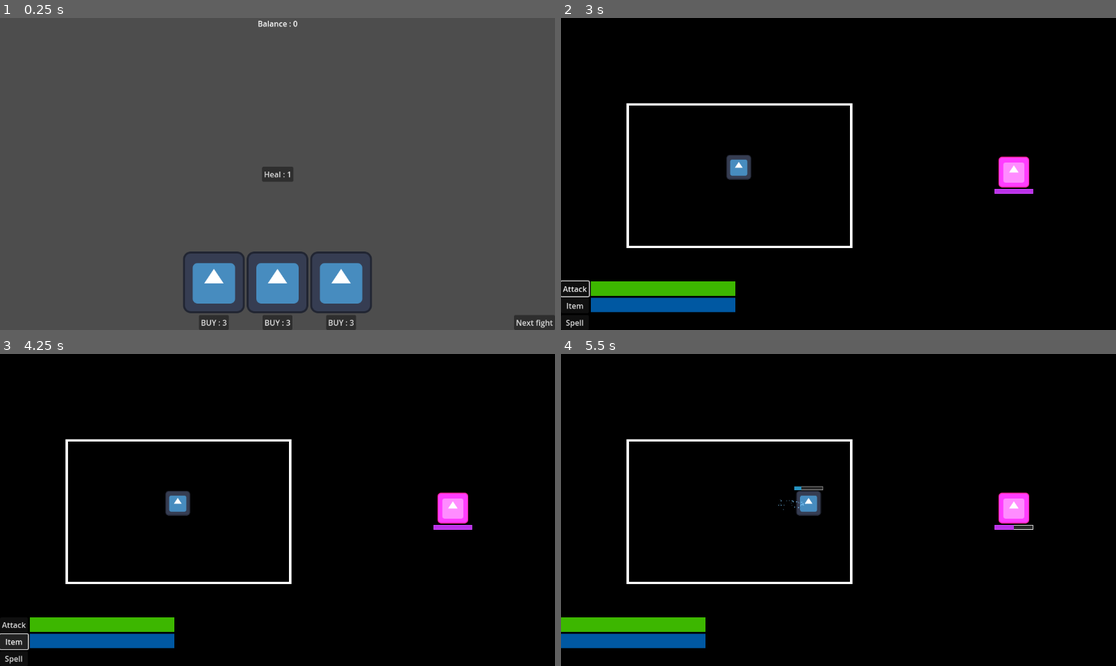
Above: before the commit, frames 1-4 (two rows, left to right).
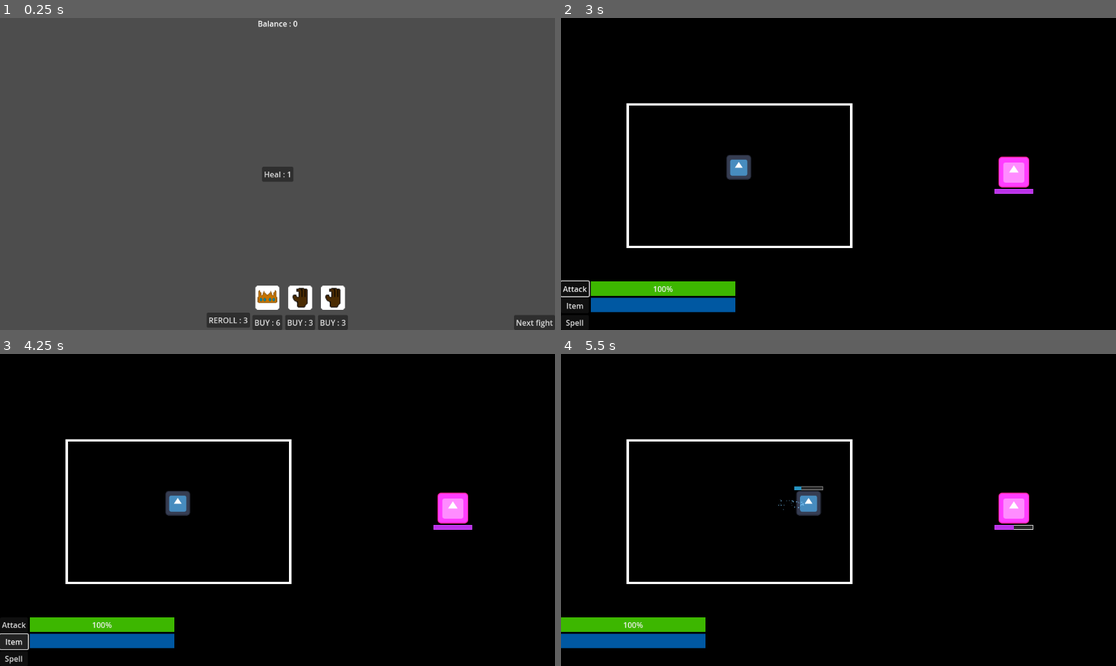
Above: after the commit, the same moments.

Repository: kriegueur/shovel_jam
Game: Godot game, scene res://scenes/shop.tscn
The game is run twice, just before and just after one commit, with the same random seed, the same clock (stepped at 60 frames per second) and the same inputs. This scene is started directly instead of the project's main scene. The engine's default icon, where the game draws it, is replaced by a stand-in: a white triangle on a blue panel in a dark square.
Inputs (mouse positions are in pixels of both pictures, inside the frame that each line leads up to):
- Up to frame 1 (0.25 s): no input
- Up to frame 2 (3 s): click "BUY : 3" at 0.5 s; click (788, 320) at 1.25 s, where only the run after the commit has a clickable "REROLL : 3"; click (827, 323) at 2 s, where only the run after the commit has a clickable "BUY : 6"; click "Next fight" at 2.75 s
- Up to frame 3 (4.25 s): click "Item" at 3.5 s
- Up to frame 4 (5.5 s): click "Attack" at 4.25 s; tap Enter (ui_accept) at 5, 5.27 s; move the mouse to (960, 494) at 5.02 s; hold D (right) from 5.03 s (still down); tap Shift (dash) at 5.1 s

The runs differ from the first frame. In frame 1, 5.0% of the frame differs, in the area x 33-67%, y 74-100%; in frame 2, less than 0.1%; in frame 3, less than 0.1%; in frame 4, less than 0.1%.

Commit message:
more items and player death

Diff:
--- /dev/null
+++ b/Resources/ItemEffects/dashcooldown_1.tres
@@ -0,0 +1,9 @@
+[gd_resource type="Resource" script_class="ItemEffect" load_steps=2 format=3 uid="uid://wflnswyqb8s0"]
+
+[ext_resource type="Script" uid="uid://fevnv5su24i4" path="res://scripts/item_effect.gd" id="1_rha5s"]
+
+[resource]
+script = ExtResource("1_rha5s")
+type = 4
+value = -0.1
+metadata/_custom_type_script = "uid://fevnv5su24i4"
--- /dev/null
+++ b/Resources/ItemEffects/dashduration.tres
@@ -0,0 +1,9 @@
+[gd_resource type="Resource" script_class="ItemEffect" load_steps=2 format=3 uid="uid://bxgcul2uv6u"]
+
+[ext_resource type="Script" uid="uid://fevnv5su24i4" path="res://scripts/item_effect.gd" id="1_r4oyn"]
+
+[resource]
+script = ExtResource("1_r4oyn")
+type = 5
+value = 0.1
+metadata/_custom_type_script = "uid://fevnv5su24i4"
--- /dev/null
+++ b/Resources/ItemEffects/hp_10.tres
@@ -0,0 +1,9 @@
+[gd_resource type="Resource" script_class="ItemEffect" load_steps=2 format=3 uid="uid://bkjqptnpjenr"]
+
+[ext_resource type="Script" uid="uid://fevnv5su24i4" path="res://scripts/item_effect.gd" id="1_fr61m"]
+
+[resource]
+script = ExtResource("1_fr61m")
+type = 1
+value = 10.0
+metadata/_custom_type_script = "uid://fevnv5su24i4"
--- /dev/null
+++ b/Resources/ItemEffects/parry_1.tres
@@ -0,0 +1,9 @@
+[gd_resource type="Resource" script_class="ItemEffect" load_steps=2 format=3 uid="uid://tt1w3p0yevbb"]
+
+[ext_resource type="Script" uid="uid://fevnv5su24i4" path="res://scripts/item_effect.gd" id="1_mls11"]
+
+[resource]
+script = ExtResource("1_mls11")
+type = 7
+value = 0.1
+metadata/_custom_type_script = "uid://fevnv5su24i4"
--- /dev/null
+++ b/Resources/ItemEffects/shield_1.tres
@@ -0,0 +1,9 @@
+[gd_resource type="Resource" script_class="ItemEffect" load_steps=2 format=3 uid="uid://cxwajo4vibbl0"]
+
+[ext_resource type="Script" uid="uid://fevnv5su24i4" path="res://scripts/item_effect.gd" id="1_axstu"]
+
+[resource]
+script = ExtResource("1_axstu")
+type = 6
+value = 0.1
+metadata/_custom_type_script = "uid://fevnv5su24i4"
--- /dev/null
+++ b/Resources/ItemEffects/speed_1.tres
@@ -0,0 +1,9 @@
+[gd_resource type="Resource" script_class="ItemEffect" load_steps=2 format=3 uid="uid://dwlc4sdj0beq0"]
+
+[ext_resource type="Script" uid="uid://fevnv5su24i4" path="res://scripts/item_effect.gd" id="1_wmilv"]
+
+[resource]
+script = ExtResource("1_wmilv")
+type = 3
+value = 0.1
+metadata/_custom_type_script = "uid://fevnv5su24i4"
--- /dev/null
+++ b/Resources/Items/biker_jacket.tres
@@ -0,0 +1,19 @@
+[gd_resource type="Resource" script_class="Item" load_steps=6 format=3 uid="uid://5psl2da8xobw"]
+
+[ext_resource type="Script" uid="uid://fevnv5su24i4" path="res://scripts/item_effect.gd" id="1_wu2hx"]
+[ext_resource type="Script" uid="uid://i870gsin0pmc" path="res://scripts/Item.gd" id="2_5fi12"]
+[ext_resource type="Resource" uid="uid://cxwajo4vibbl0" path="res://Resources/ItemEffects/shield_1.tres" id="2_kvjes"]
+[ext_resource type="Texture2D" uid="uid://d0h4m216oai85" path="res://Assets/items.png" id="4_kvjes"]
+
+[sub_resource type="AtlasTexture" id="AtlasTexture_2yiyh"]
+atlas = ExtResource("4_kvjes")
+region = Rect2(0, 0, 32, 32)
+
+[resource]
+script = ExtResource("2_5fi12")
+texture = SubResource("AtlasTexture_2yiyh")
+name = "Bicker jacket"
+description = "+10% shield efficiency"
+effects = Array[ExtResource("1_wu2hx")]([ExtResource("2_kvjes")])
+price = 3
+metadata/_custom_type_script = "uid://i870gsin0pmc"
--- /dev/null
+++ b/Resources/Items/cool_boots.tres
@@ -0,0 +1,19 @@
+[gd_resource type="Resource" script_class="Item" load_steps=6 format=3 uid="uid://b85ekesqoneyq"]
+
+[ext_resource type="Script" uid="uid://fevnv5su24i4" path="res://scripts/item_effect.gd" id="1_hcydm"]
+[ext_resource type="Resource" uid="uid://wflnswyqb8s0" path="res://Resources/ItemEffects/dashcooldown_1.tres" id="2_kyup4"]
+[ext_resource type="Script" uid="uid://i870gsin0pmc" path="res://scripts/Item.gd" id="2_wkedx"]
+[ext_resource type="Texture2D" uid="uid://d0h4m216oai85" path="res://Assets/items.png" id="4_kyup4"]
+
+[sub_resource type="AtlasTexture" id="AtlasTexture_eahtf"]
+atlas = ExtResource("4_kyup4")
+region = Rect2(32, 0, 32, 32)
+
+[resource]
+script = ExtResource("2_wkedx")
+texture = SubResource("AtlasTexture_eahtf")
+name = "Cool boots"
+description = "-10% dash cooldown"
+effects = Array[ExtResource("1_hcydm")]([ExtResource("2_kyup4")])
+price = 2
+metadata/_custom_type_script = "uid://i870gsin0pmc"
--- /dev/null
+++ b/Resources/Items/copper_crown.tres
@@ -0,0 +1,20 @@
+[gd_resource type="Resource" script_class="Item" load_steps=7 format=3 uid="uid://c6k2twl33fm1"]
+
+[ext_resource type="Script" uid="uid://fevnv5su24i4" path="res://scripts/item_effect.gd" id="1_a0qer"]
+[ext_resource type="Script" uid="uid://i870gsin0pmc" path="res://scripts/Item.gd" id="2_cunao"]
+[ext_resource type="Resource" uid="uid://bkjqptnpjenr" path="res://Resources/ItemEffects/hp_10.tres" id="2_mvpud"]
+[ext_resource type="Resource" uid="uid://cxwajo4vibbl0" path="res://Resources/ItemEffects/shield_1.tres" id="3_hrnvs"]
+[ext_resource type="Texture2D" uid="uid://d0h4m216oai85" path="res://Assets/items.png" id="5_hrnvs"]
+
+[sub_resource type="AtlasTexture" id="AtlasTexture_ja6fh"]
+atlas = ExtResource("5_hrnvs")
+region = Rect2(64, 0, 32, 32)
+
+[resource]
+script = ExtResource("2_cunao")
+texture = SubResource("AtlasTexture_ja6fh")
+name = "Copper crown"
+description = "+20 max hp\\n+10% shield efficiency"
+effects = Array[ExtResource("1_a0qer")]([ExtResource("2_mvpud"), ExtResource("3_hrnvs"), ExtResource("2_mvpud")])
+price = 6
+metadata/_custom_type_script = "uid://i870gsin0pmc"
--- /dev/null
+++ b/Resources/Items/old_glove.tres
@@ -0,0 +1,19 @@
+[gd_resource type="Resource" script_class="Item" load_steps=6 format=3 uid="uid://ff8vd0j2njaw"]
+
+[ext_resource type="Script" uid="uid://fevnv5su24i4" path="res://scripts/item_effect.gd" id="1_f2q2v"]
+[ext_resource type="Script" uid="uid://i870gsin0pmc" path="res://scripts/Item.gd" id="2_3tw3c"]
+[ext_resource type="Resource" uid="uid://dwlc4sdj0beq0" path="res://Resources/ItemEffects/speed_1.tres" id="2_utyk3"]
+[ext_resource type="Texture2D" uid="uid://d0h4m216oai85" path="res://Assets/items.png" id="4_utyk3"]
+
+[sub_resource type="AtlasTexture" id="AtlasTexture_3vwwv"]
+atlas = ExtResource("4_utyk3")
+region = Rect2(0, 32, 32, 32)
+
+[resource]
+script = ExtResource("2_3tw3c")
+texture = SubResource("AtlasTexture_3vwwv")
+name = "Old glove"
+description = "+10% speed"
+effects = Array[ExtResource("1_f2q2v")]([ExtResource("2_utyk3")])
+price = 3
+metadata/_custom_type_script = "uid://i870gsin0pmc"
--- /dev/null
+++ b/Resources/Items/purple_amulet.tres
@@ -0,0 +1,19 @@
+[gd_resource type="Resource" script_class="Item" load_steps=6 format=3 uid="uid://bfu3vt5b1df0p"]
+
+[ext_resource type="Script" uid="uid://fevnv5su24i4" path="res://scripts/item_effect.gd" id="1_rrhvm"]
+[ext_resource type="Resource" uid="uid://bkjqptnpjenr" path="res://Resources/ItemEffects/hp_10.tres" id="2_64olh"]
+[ext_resource type="Script" uid="uid://i870gsin0pmc" path="res://scripts/Item.gd" id="2_avlg0"]
+[ext_resource type="Texture2D" uid="uid://d0h4m216oai85" path="res://Assets/items.png" id="4_64olh"]
+
+[sub_resource type="AtlasTexture" id="AtlasTexture_164oj"]
+atlas = ExtResource("4_64olh")
+region = Rect2(32, 32, 32, 32)
+
+[resource]
+script = ExtResource("2_avlg0")
+texture = SubResource("AtlasTexture_164oj")
+name = "Purple amulet"
+description = "+40 max hp"
+effects = Array[ExtResource("1_rrhvm")]([ExtResource("2_64olh"), ExtResource("2_64olh"), ExtResource("2_64olh"), ExtResource("2_64olh")])
+price = 9
+metadata/_custom_type_script = "uid://i870gsin0pmc"
--- /dev/null
+++ b/Resources/Items/red_amulet.tres
@@ -0,0 +1,19 @@
+[gd_resource type="Resource" script_class="Item" load_steps=6 format=3 uid="uid://rp52xv7u53gn"]
+
+[ext_resource type="Script" uid="uid://fevnv5su24i4" path="res://scripts/item_effect.gd" id="1_0n8sr"]
+[ext_resource type="Resource" uid="uid://bkjqptnpjenr" path="res://Resources/ItemEffects/hp_10.tres" id="2_2o3de"]
+[ext_resource type="Script" uid="uid://i870gsin0pmc" path="res://scripts/Item.gd" id="2_f2s2f"]
+[ext_resource type="Texture2D" uid="uid://d0h4m216oai85" path="res://Assets/items.png" id="4_2o3de"]
+
+[sub_resource type="AtlasTexture" id="AtlasTexture_0d05h"]
+atlas = ExtResource("4_2o3de")
+region = Rect2(64, 32, 32, 32)
+
+[resource]
+script = ExtResource("2_f2s2f")
+texture = SubResource("AtlasTexture_0d05h")
+name = "Red amulet"
+description = "+10 max hp"
+effects = Array[ExtResource("1_0n8sr")]([ExtResource("2_2o3de")])
+price = 4
+metadata/_custom_type_script = "uid://i870gsin0pmc"
--- /dev/null
+++ b/Resources/Items/skateboard.tres
@@ -0,0 +1,20 @@
+[gd_resource type="Resource" script_class="Item" load_steps=7 format=3 uid="uid://vndyexf0ymyj"]
+
+[ext_resource type="Script" uid="uid://fevnv5su24i4" path="res://scripts/item_effect.gd" id="1_oojg2"]
+[ext_resource type="Script" uid="uid://i870gsin0pmc" path="res://scripts/Item.gd" id="2_45el3"]
+[ext_resource type="Resource" uid="uid://dwlc4sdj0beq0" path="res://Resources/ItemEffects/speed_1.tres" id="2_r71sv"]
+[ext_resource type="Resource" uid="uid://bxgcul2uv6u" path="res://Resources/ItemEffects/dashduration.tres" id="3_o1ey8"]
+[ext_resource type="Texture2D" uid="uid://d0h4m216oai85" path="res://Assets/items.png" id="5_o1ey8"]
+
+[sub_resource type="AtlasTexture" id="AtlasTexture_b6nho"]
+atlas = ExtResource("5_o1ey8")
+region = Rect2(0, 64, 32, 32)
+
+[resource]
+script = ExtResource("2_45el3")
+texture = SubResource("AtlasTexture_b6nho")
+name = "Skateboard"
+description = "+10% speed\\n+10%dash duration"
+effects = Array[ExtResource("1_oojg2")]([ExtResource("2_r71sv"), ExtResource("3_o1ey8")])
+price = 5
+metadata/_custom_type_script = "uid://i870gsin0pmc"
--- /dev/null
+++ b/Resources/Items/stone_sword.tres
@@ -0,0 +1,19 @@
+[gd_resource type="Resource" script_class="Item" load_steps=6 format=3 uid="uid://id4rnrfb77ov"]
+
+[ext_resource type="Script" uid="uid://fevnv5su24i4" path="res://scripts/item_effect.gd" id="1_j06xu"]
+[ext_resource type="Resource" uid="uid://c4wugvp28n4nm" path="res://Resources/ItemEffects/attack_10.tres" id="2_50lgj"]
+[ext_resource type="Script" uid="uid://i870gsin0pmc" path="res://scripts/Item.gd" id="2_hldaw"]
+[ext_resource type="Texture2D" uid="uid://d0h4m216oai85" path="res://Assets/items.png" id="4_50lgj"]
+
+[sub_resource type="AtlasTexture" id="AtlasTexture_3vj5v"]
+atlas = ExtResource("4_50lgj")
+region = Rect2(32, 64, 32, 32)
+
+[resource]
+script = ExtResource("2_hldaw")
+texture = SubResource("AtlasTexture_3vj5v")
+name = "Stone sword"
+description = "+20 attack"
+effects = Array[ExtResource("1_j06xu")]([ExtResource("2_50lgj"), ExtResource("2_50lgj")])
+price = 5
+metadata/_custom_type_script = "uid://i870gsin0pmc"
--- /dev/null
+++ b/Resources/Items/sunglasses.tres
@@ -0,0 +1,19 @@
+[gd_resource type="Resource" script_class="Item" load_steps=6 format=3 uid="uid://cgmloqqc8jbhi"]
+
+[ext_resource type="Script" uid="uid://fevnv5su24i4" path="res://scripts/item_effect.gd" id="1_oxqeo"]
+[ext_resource type="Resource" uid="uid://bxgcul2uv6u" path="res://Resources/ItemEffects/dashduration.tres" id="2_2en7a"]
+[ext_resource type="Script" uid="uid://i870gsin0pmc" path="res://scripts/Item.gd" id="2_ebeln"]
+[ext_resource type="Texture2D" uid="uid://d0h4m216oai85" path="res://Assets/items.png" id="4_2en7a"]
+
+[sub_resource type="AtlasTexture" id="AtlasTexture_qtpil"]
+atlas = ExtResource("4_2en7a")
+region = Rect2(64, 64, 32, 32)
+
+[resource]
+script = ExtResource("2_ebeln")
+texture = SubResource("AtlasTexture_qtpil")
+name = "Sunglasses"
+description = "+20% dash duration"
+effects = Array[ExtResource("1_oxqeo")]([ExtResource("2_2en7a"), ExtResource("2_2en7a")])
+price = 4
+metadata/_custom_type_script = "uid://i870gsin0pmc"
--- a/Resources/Items/wood_sword.tres
+++ b/Resources/Items/wood_sword.tres
@@ -1,13 +1,17 @@
-[gd_resource type="Resource" script_class="Item" load_steps=5 format=3 uid="uid://db0fl4j10d26k"]
+[gd_resource type="Resource" script_class="Item" load_steps=6 format=3 uid="uid://db0fl4j10d26k"]
 
 [ext_resource type="Script" uid="uid://fevnv5su24i4" path="res://scripts/item_effect.gd" id="1_ugdqy"]
 [ext_resource type="Resource" uid="uid://c4wugvp28n4nm" path="res://Resources/ItemEffects/attack_10.tres" id="2_mos7q"]
 [ext_resource type="Script" uid="uid://i870gsin0pmc" path="res://scripts/Item.gd" id="2_siniu"]
-[ext_resource type="Texture2D" uid="uid://ct4vbwak8qdtb" path="res://icon.svg" id="4_5ummy"]
+[ext_resource type="Texture2D" uid="uid://d0h4m216oai85" path="res://Assets/items.png" id="4_mos7q"]
+
+[sub_resource type="AtlasTexture" id="AtlasTexture_5ummy"]
+atlas = ExtResource("4_mos7q")
+region = Rect2(0, 96, 32, 32)
 
 [resource]
 script = ExtResource("2_siniu")
-texture = ExtResource("4_5ummy")
+texture = SubResource("AtlasTexture_5ummy")
 name = "Wood Sword"
 description = "+10 attack"
 effects = Array[ExtResource("1_ugdqy")]([ExtResource("2_mos7q")])
--- a/project.godot
+++ b/project.godot
@@ -11,7 +11,7 @@
 [application]
 
 config/name="shovel_jam"
-run/main_scene="uid://csu8nc0640f4u"
+run/main_scene="uid://ba3piowtt5ol8"
 config/features=PackedStringArray("4.4", "Forward Plus")
 config/icon="res://icon.svg"
 
--- a/scenes/battle_scene.tscn
+++ b/scenes/battle_scene.tscn
@@ -70,7 +70,6 @@
 size_flags_vertical = 4
 theme = ExtResource("2_1i8jf")
 step = 1.0
-show_percentage = false
 
 [node name="Mana" type="ProgressBar" parent="UI/HBoxContainer/VBoxContainer"]
 custom_minimum_size = Vector2(300, 30)
--- a/scenes/buyable_item.tscn
+++ b/scenes/buyable_item.tscn
@@ -4,33 +4,29 @@
 [ext_resource type="Script" uid="uid://dqbkhbd7hp4qp" path="res://scripts/buyable_item.gd" id="1_u4hno"]
 
 [node name="BuyableItem" type="Control"]
-custom_minimum_size = Vector2(128, 0)
 layout_mode = 3
-anchors_preset = 7
-anchor_left = 0.5
+anchors_preset = 2
 anchor_top = 1.0
-anchor_right = 0.5
 anchor_bottom = 1.0
-grow_horizontal = 2
+offset_top = -32.0
+offset_right = 32.0
 grow_vertical = 0
 script = ExtResource("1_u4hno")
 
 [node name="VBoxContainer" type="VBoxContainer" parent="."]
 layout_mode = 1
-anchors_preset = 7
-anchor_left = 0.5
+anchors_preset = 2
 anchor_top = 1.0
-anchor_right = 0.5
 anchor_bottom = 1.0
-offset_left = -64.0
-offset_top = -163.0
-offset_right = 64.0
-grow_horizontal = 2
+offset_top = -67.0
+offset_right = 62.0
 grow_vertical = 0
 
 [node name="ItemHoverable" parent="VBoxContainer" instance=ExtResource("1_0iy8f")]
-custom_minimum_size = Vector2(128, 128)
+custom_minimum_size = Vector2(64, 64)
 layout_mode = 2
+size_flags_horizontal = 4
+size_flags_vertical = 4
 
 [node name="Button" type="Button" parent="VBoxContainer"]
 layout_mode = 2
--- a/scenes/item_hoverable.tscn
+++ b/scenes/item_hoverable.tscn
@@ -1,7 +1,6 @@
-[gd_scene load_steps=4 format=3 uid="uid://btl7xrqixw8od"]
+[gd_scene load_steps=3 format=3 uid="uid://btl7xrqixw8od"]
 
 [ext_resource type="Script" uid="uid://boxf6n35st4al" path="res://scripts/item_hoverable.gd" id="1_qko22"]
-[ext_resource type="Resource" uid="uid://db0fl4j10d26k" path="res://Resources/Items/wood_sword.tres" id="2_3i776"]
 
 [sub_resource type="StyleBoxFlat" id="StyleBoxFlat_3i776"]
 bg_color = Color(0.977937, 0.977937, 0.977937, 1)
@@ -10,13 +9,20 @@
 layout_mode = 3
 anchors_preset = 0
 script = ExtResource("1_qko22")
-item_resource = ExtResource("2_3i776")
 
 [node name="IconDisplay" type="TextureRect" parent="."]
-custom_minimum_size = Vector2(50, 50)
 layout_mode = 1
-offset_right = 50.0
-offset_bottom = 50.0
+anchors_preset = 8
+anchor_left = 0.5
+anchor_top = 0.5
+anchor_right = 0.5
+anchor_bottom = 0.5
+offset_left = -25.0
+offset_top = -25.0
+offset_right = 25.0
+offset_bottom = 25.0
+grow_horizontal = 2
+grow_vertical = 2
 
 [node name="PanelContainer" type="PanelContainer" parent="."]
 visible = false
--- a/scenes/sellable_item.tscn
+++ b/scenes/sellable_item.tscn
@@ -18,7 +18,7 @@
 offset_bottom = 40.0
 
 [node name="ItemHoverable" parent="HBoxContainer" instance=ExtResource("1_a332m")]
-custom_minimum_size = Vector2(128, 128)
+custom_minimum_size = Vector2(64, 64)
 layout_mode = 2
 
 [node name="Button" type="Button" parent="HBoxContainer"]
--- a/scenes/shop.tscn
+++ b/scenes/shop.tscn
@@ -1,8 +1,7 @@
-[gd_scene load_steps=4 format=3 uid="uid://cb80vcjylyho6"]
+[gd_scene load_steps=3 format=3 uid="uid://cb80vcjylyho6"]
 
 [ext_resource type="Script" uid="uid://dda42yycfwk2j" path="res://scripts/shop.gd" id="1_lx5au"]
 [ext_resource type="PackedScene" uid="uid://dxcackqk0kr52" path="res://scenes/buyable_item.tscn" id="2_1l46r"]
-[ext_resource type="Resource" uid="uid://db0fl4j10d26k" path="res://Resources/Items/wood_sword.tres" id="3_032fp"]
 
 [node name="Shop" type="Control"]
 layout_mode = 3
@@ -65,17 +64,23 @@
 grow_horizontal = 2
 grow_vertical = 0
 
+[node name="Reroll" type="Button" parent="Items"]
+layout_mode = 2
+size_flags_horizontal = 4
+size_flags_vertical = 4
+text = "REROLL : 3"
+
 [node name="BuyableItem" parent="Items" instance=ExtResource("2_1l46r")]
+custom_minimum_size = Vector2(64, 0)
 layout_mode = 2
-item_resource = ExtResource("3_032fp")
 
 [node name="BuyableItem2" parent="Items" instance=ExtResource("2_1l46r")]
+custom_minimum_size = Vector2(64, 0)
 layout_mode = 2
-item_resource = ExtResource("3_032fp")
 
 [node name="BuyableItem3" parent="Items" instance=ExtResource("2_1l46r")]
+custom_minimum_size = Vector2(64, 0)
 layout_mode = 2
-item_resource = ExtResource("3_032fp")
 
 [node name="InventoryDisplay" type="VBoxContainer" parent="."]
 layout_mode = 1
--- /dev/null
+++ b/scenes/title_screen.tscn
@@ -0,0 +1,41 @@
+[gd_scene load_steps=5 format=3 uid="uid://ba3piowtt5ol8"]
+
+[ext_resource type="Script" uid="uid://bvbyf8nkdhgwc" path="res://scripts/title_screen.gd" id="1_fgkus"]
+
+[sub_resource type="StyleBoxFlat" id="StyleBoxFlat_1a2ex"]
+bg_color = Color(0.441059, 0.728514, 0.999999, 1)
+
+[sub_resource type="StyleBoxFlat" id="StyleBoxFlat_fgkus"]
+bg_color = Color(0, 0.382296, 0.6449, 1)
+
+[sub_resource type="StyleBoxFlat" id="StyleBoxFlat_sa3yf"]
+bg_color = Color(0.132774, 0.621021, 0.999995, 1)
+
+[node name="TitleScreen" type="Control"]
+layout_mode = 3
+anchors_preset = 15
+anchor_right = 1.0
+anchor_bottom = 1.0
+grow_horizontal = 2
+grow_vertical = 2
+script = ExtResource("1_fgkus")
+
+[node name="Play" type="Button" parent="."]
+layout_mode = 1
+anchors_preset = 8
+anchor_left = 0.5
+anchor_top = 0.5
+anchor_right = 0.5
+anchor_bottom = 0.5
+offset_left = -55.5
+offset_top = -15.5
+offset_right = 55.5
+offset_bottom = 15.5
+grow_horizontal = 2
+grow_vertical = 2
+theme_override_constants/outline_size = 12
+theme_override_font_sizes/font_size = 60
+theme_override_styles/hover = SubResource("StyleBoxFlat_1a2ex")
+theme_override_styles/pressed = SubResource("StyleBoxFlat_fgkus")
+theme_override_styles/normal = SubResource("StyleBoxFlat_sa3yf")
+text = "GET STARTED"
--- a/scripts/battle_scene.gd
+++ b/scripts/battle_scene.gd
@@ -36,7 +36,8 @@
 		GameState.player_hp -= damage
 		hp_bar.value = GameState.player_hp
 		if GameState.player_hp <= 0:
-			print("TODO death")
+			GameState.reset()
+			get_tree().change_scene_to_file("res://scenes/title_screen.tscn")
 	)
 	player.connect("projectile_parried", func(projectile, direction_to_sender):
 		print("PARRYYYYYYYYYYYYY")
--- a/scripts/buyable_item.gd
+++ b/scripts/buyable_item.gd
@@ -1,10 +1,12 @@
 extends Control
+class_name BuyableItem
 
 @export var item_resource : Item
 
 # Called when the node enters the scene tree for the first time.
-func _ready() -> void:
+func init() -> void:
 	$VBoxContainer/ItemHoverable.item_resource = item_resource
+	$VBoxContainer/ItemHoverable.init()
 	$VBoxContainer/Button.connect("pressed", func():
 		if GameState.can_purchase(item_resource):
 			GameState.add_item(item_resource)
--- a/scripts/game_state.gd
+++ b/scripts/game_state.gd
@@ -103,3 +103,21 @@
 	cash += item.price / 2
 	inventory_changed.emit(false, index)
 	cash_changed.emit(cash)
+
+func reset():
+	current_world = STARTING_WORLD
+	cash = STARTING_CASH
+	damage_addon = 0
+	player_damage = BASE_DAMAGE + damage_addon
+	hp_addon = 0
+	max_hp = BASE_HP + hp_addon
+	player_hp = max_hp
+	speed_multiplier = 1.0
+	dash_cooldown_multiplier = 1.0
+	dash_duration_multiplier = 1.0
+	shield_efficiency_multiplier = 1.0
+	parry_cooldown_multiplier = 1.0
+	mana_addon = 0
+	max_mana = BASE_MANA + mana_addon
+	player_mana = max_mana
+	inventory = []
--- a/scripts/item_hoverable.gd
+++ b/scripts/item_hoverable.gd
@@ -8,10 +8,10 @@
 @onready var description: Label = $PanelContainer/InfoDisplay/Description
 
 # Called when the node enters the scene tree for the first time.
-func _ready() -> void:
+func init() -> void:
 	icon_display.texture = item_resource.texture
 	name_indicator.text = item_resource.name
-	description.text = item_resource.description
+	description.text = item_resource.description.replace('\\n', '\n')
 	info_display.hide()
 	icon_display.connect("mouse_entered", func():
 		info_display.show()
--- a/scripts/sellable_item.gd
+++ b/scripts/sellable_item.gd
@@ -8,6 +8,7 @@
 # Called when the node enters the scene tree for the first time.
 func _ready() -> void:
 	$HBoxContainer/ItemHoverable.item_resource = item
+	$HBoxContainer/ItemHoverable.init()
 	$HBoxContainer/Button.connect("pressed", func():
 		GameState.remove_item(index)
 	)
--- a/scripts/shop.gd
+++ b/scripts/shop.gd
@@ -1,11 +1,27 @@
 extends Control
 
 const HEAL_PRICE = 1
+const REROLL_PRICE = 3
 
 @onready var balance_label: Label = $Balance
 @onready var exit_button: Button = $Exit
 @onready var heal_button: Button = $Heal
 @onready var inventory_display: VBoxContainer = $InventoryDisplay
+@onready var reroll_button: Button = $Items/Reroll
+
+
+const SHOP_WEIGHTS = {
+	"biker_jacket": 2,
+	"cool_boots": 2,
+	"copper_crown": 2,
+	"old_glove": 2,
+	"purple_amulet": 1,
+	"red_amulet": 2,
+	"skateboard": 1,
+	"stone_sword": 1,
+	"sunglasses": 2,
+	"wood_sword": 2
+}
 
 var inventoryItem : PackedScene = preload("res://scenes/sellable_item.tscn")
 
@@ -27,14 +43,14 @@
 	for item : Item in GameState.inventory:
 		var sellable : SellableItem = inventoryItem.instantiate()
 		sellable.item = item
-		sellable.custom_minimum_size = item.texture.get_size()
+		sellable.custom_minimum_size = item.texture.get_size() * 2
 		inventory_display.add_child(sellable)
 	set_inventory_indexes()
 	GameState.connect("inventory_changed", func(adding : bool, index : int):
 		if adding:
 			var sellable :SellableItem = inventoryItem.instantiate()
 			sellable.item = GameState.inventory[index]
-			sellable.custom_minimum_size = GameState.inventory[index].texture.get_size()
+			sellable.custom_minimum_size = GameState.inventory[index].texture.get_size() * 2
 			sellable.index = len(GameState.inventory) - 1
 			inventory_display.add_child(sellable)
 		else:
@@ -47,6 +63,11 @@
 				else:
 					element.index = i
 					i += 1
+	)
+	set_shop_items()
+	reroll_button.connect("pressed", func():
+		if pay(REROLL_PRICE):
+			get_tree().reload_current_scene()
 	)
 
 func set_inventory_indexes():
@@ -61,5 +82,25 @@
 		return false
 	else:
 		GameState.pay(value)
-		GameState.cash -= value
 		return true
+
+var total_weight : int = 0
+var rng = RandomNumberGenerator.new()
+func set_shop_items():
+	if total_weight == 0:
+		for item in SHOP_WEIGHTS.values():
+			total_weight += item
+	var keys = SHOP_WEIGHTS.keys()
+	for buyable in $Items.get_children():
+		if buyable is not BuyableItem:
+			continue
+		var choice =  rng.randi_range(0, total_weight - SHOP_WEIGHTS.values()[-1])
+		var weight : int = 0
+		var i = 0
+		while weight < choice:
+			weight += SHOP_WEIGHTS[keys[i]]
+			i += 1
+		var key : String = keys[i]
+		var item : Item = load("res://Resources/Items/" + key + ".tres")
+		buyable.item_resource = item
+		buyable.init()
--- /dev/null
+++ b/scripts/title_screen.gd
@@ -0,0 +1,13 @@
+extends Control
+
+
+# Called when the node enters the scene tree for the first time.
+func _ready() -> void:
+	$Play.connect("pressed", func():
+		get_tree().change_scene_to_file("res://scenes/battle_scene.tscn")
+	)
+
+
+# Called every frame. 'delta' is the elapsed time since the previous frame.
+func _process(delta: float) -> void:
+	pass
Binary file added: Assets/items.png
Not shown, added: Assets/items.png.import
Not shown, added: scripts/title_screen.gd.uid
